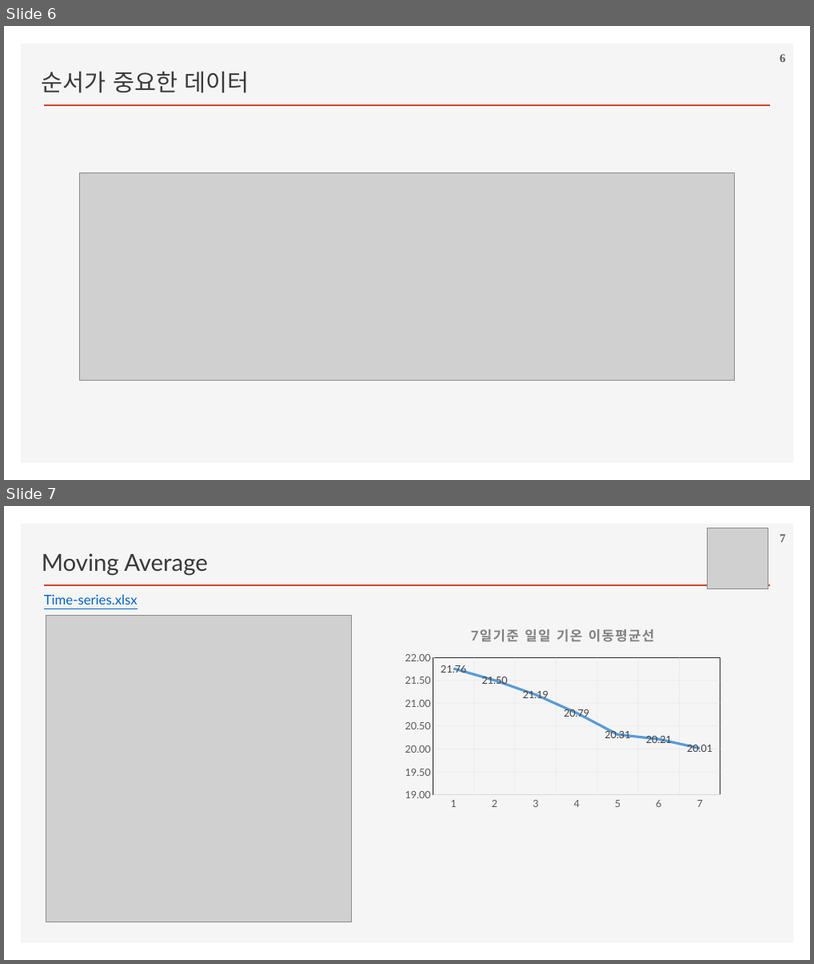
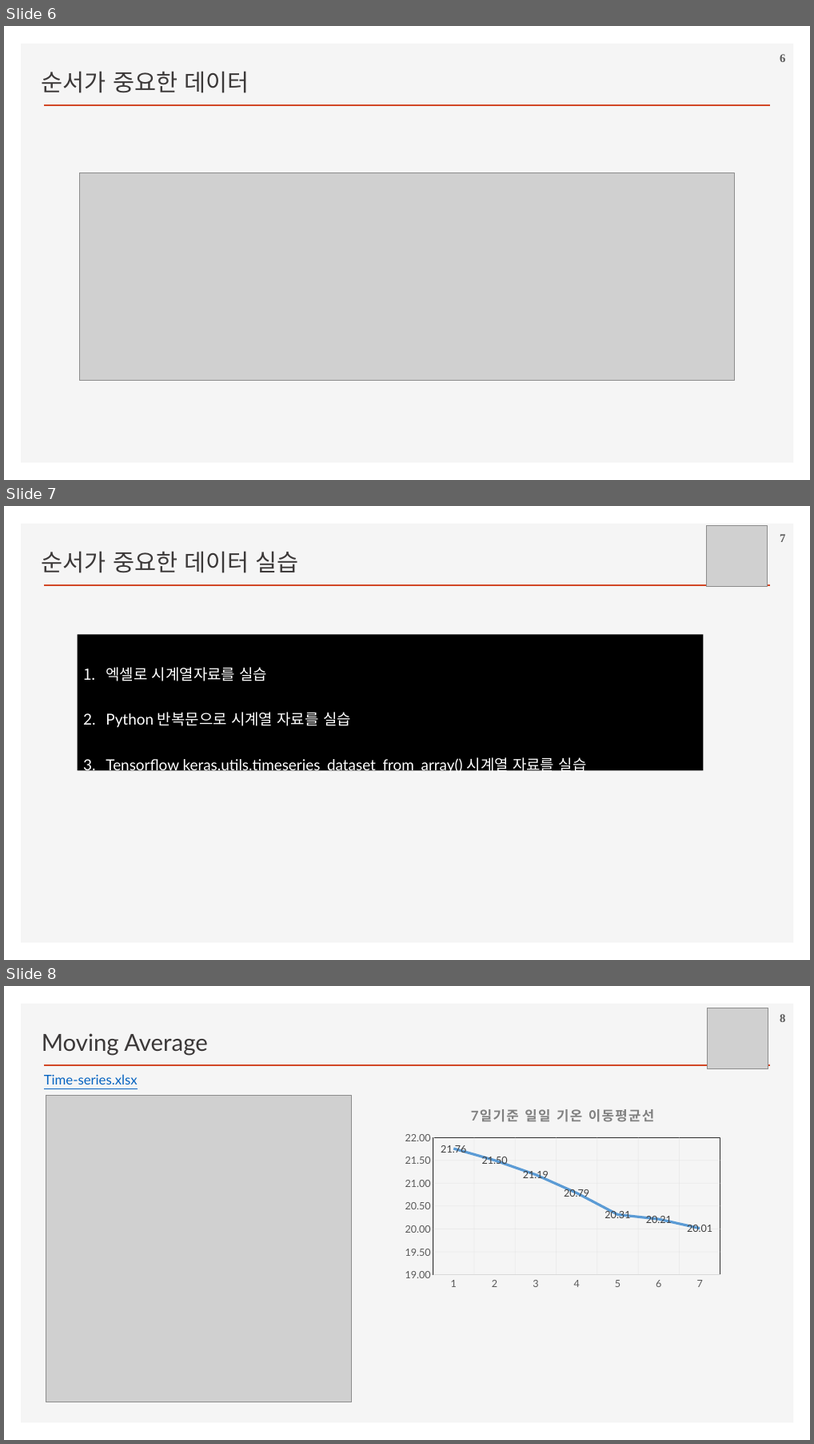
Before and after one commit to ancestor9/2026_Fall_Deep-Learning-with-Python, a slide deck: Chapter 13 Timeseries forecasting.pptx. Shown one above the other, each under a label of ours: slides 6 and 7 before the commit, slides 6, 7 and 8 after it. The pictures are 814x964 and 814x1444 pixels, drawn with LibreOffice and Linux fonts; fonts in the diff are those of the drawing; grey boxes stand for pictures; background and template pictures are left out. Boxes give left, top, right and bottom in pixels: in the first picture for what was removed or moved away, otherwise in the second. Text is boxed around its words. In the diff, an @@ line names an element or a change of style, - is before the commit and + after.

```diff
--- a/Chapter 13 Timeseries forecasting.pptx
+++ b/Chapter 13 Timeseries forecasting.pptx
@@ slide 7 added at <box>4,506,810,960</box>, background #FFFFFF; not listed: 2 template elements that a slide beside it also shows @@
@@ picture added at <box>707,526,767,587</box> @@
@@ text added at <box>42,551,299,573</box>, 28 pt, text #3B3838 @@
+순서가 중요한 데이터 실습
@@ page number added at <box>780,534,786,542</box>, 14 pt, text #595959, bold @@
+7
@@ rectangle added at <box>77,634,703,770</box>, fill #000000, 18 pt, text #FFFFFF @@
+1. 엑셀로 시계열자료를 실습
+2. Python 반복문으로 시계열 자료를 실습
+3. Tensorflow keras.utils.timeseries_dataset_from_array() 시계열 자료를 실습
@@ what was slide 7 is now slide 8 @@
@@ page number at <box>780,1014,786,1022</box>: text changed @@
-7
+8
```
Also in this commit, not shown: 4 slides changed.
